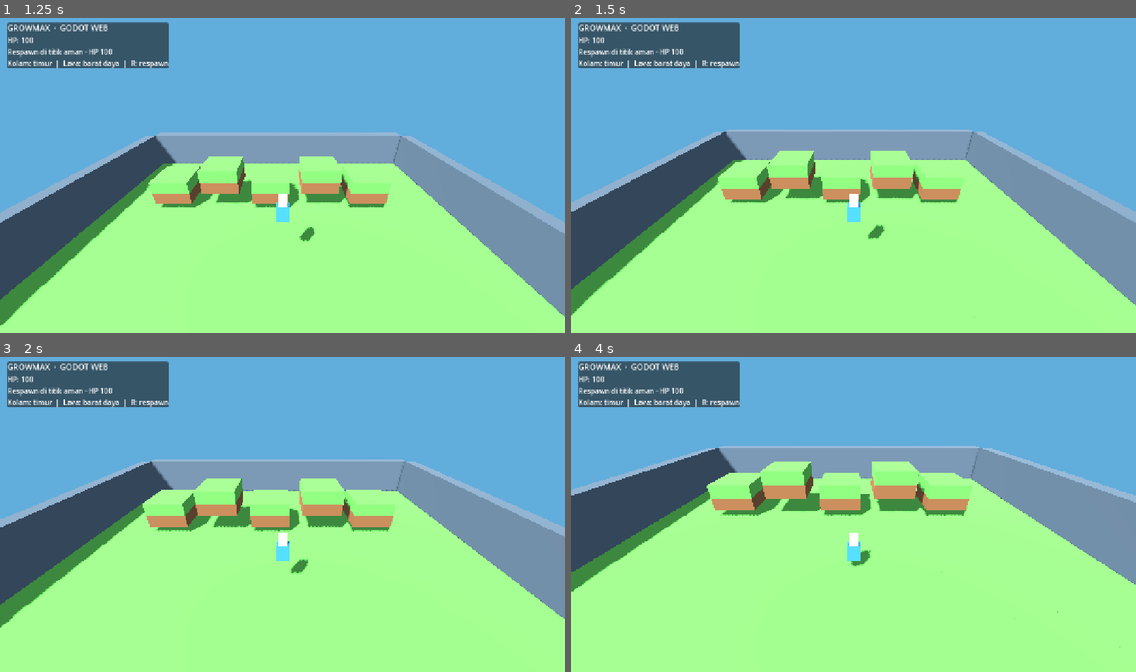
Above: before the commit, frames 1-4 (two rows, left to right).
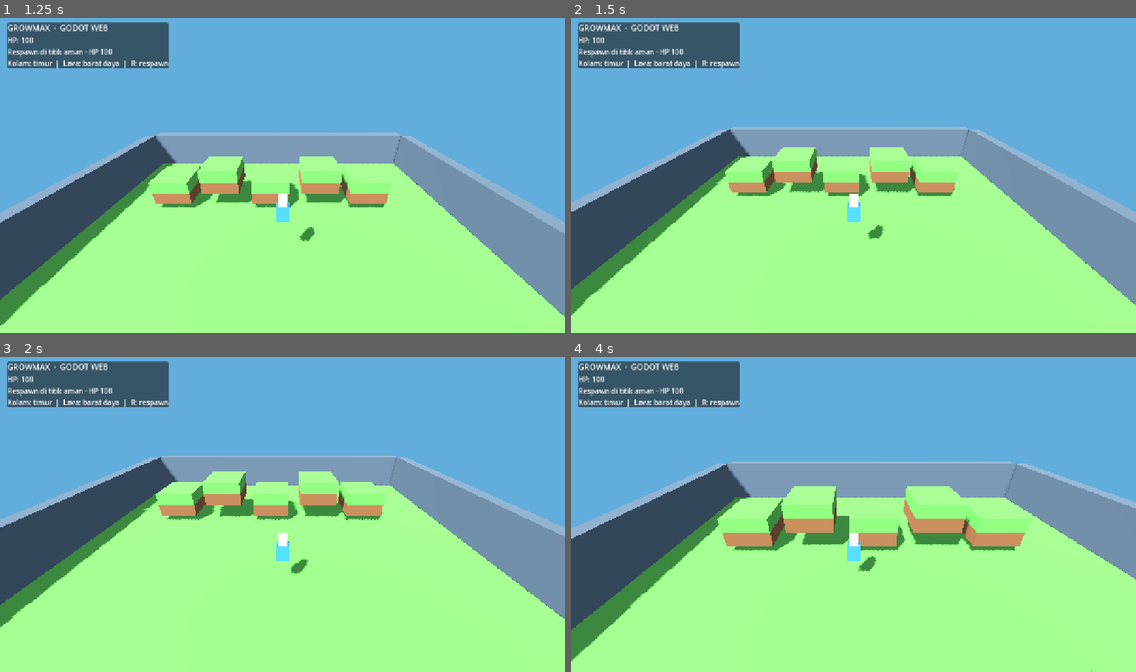
Above: after the commit, the same moments.

Repository: kuro-myths/growmax
Game: Godot game, scene res://Main.tscn
Same seed, same stepped clock (60 frames per second), same inputs: the game is played once before the commit and once after it.
Inputs:
- Up to frame 1 (1.25 s): hold D from 0.53 s (still down); hold R from 0.53 s (still down); tap Space at 0.77, 0.8, 1.07 s
- Up to frame 2 (1.5 s): tap Enter at 1.25 s; release D at 1.28 s; release R at 1.28 s; hold S from 1.28 s (still down); tap Space at 1.35 s
- Up to frame 3 (2 s): keep holding S; tap Space at 1.52, 1.82 s; tap R at 1.55 s
- Up to frame 4 (4 s): release S at 2.03 s; hold D 2.03-2.78 s; hold R 2.03-2.78 s; tap Space at 2.3, 2.75, 3.02, 3.32 s; hold W 2.78-3.53 s; tap R at 2.85 s; hold A from 3.53 s (still down); hold Space from 3.53 s (still down)

Frame 1 is identical in both runs. In frame 2, 3.7% of the frame differs, in the area x 2-99%, y 34-91%; in frame 3, 5.8%; in frame 4, 22%, in the area x 0-100%, y 28-100%.

Commit message:
Fix browser keyboard input for Godot web client

Diff:
--- a/web/godot-source/main.gd
+++ b/web/godot-source/main.gd
@@ -193,13 +193,16 @@
 func _physics_process(delta: float) -> void:
     if not is_instance_valid(player):
         return
-    var input := Input.get_vector("move_left", "move_right", "move_forward", "move_back")
+    var input := Vector2.ZERO
+    input.x = float(Input.is_key_pressed(KEY_D) or Input.is_key_pressed(KEY_RIGHT)) - float(Input.is_key_pressed(KEY_A) or Input.is_key_pressed(KEY_LEFT))
+    input.y = float(Input.is_key_pressed(KEY_S) or Input.is_key_pressed(KEY_DOWN)) - float(Input.is_key_pressed(KEY_W) or Input.is_key_pressed(KEY_UP))
+    input = input.normalized() if input.length() > 1.0 else input
     var speed := swim_speed if in_water else walk_speed
     var velocity := player.velocity
     velocity.x = input.x * speed
     velocity.z = input.y * speed
     if player.is_on_floor():
-        velocity.y = 2.0 if in_water else (7.0 if Input.is_action_just_pressed("jump") else 0.0)
+        velocity.y = 2.0 if in_water else (7.0 if Input.is_key_pressed(KEY_SPACE) else 0.0)
     else:
         velocity.y -= (5.0 if in_water else 22.0) * delta
     if in_water:
